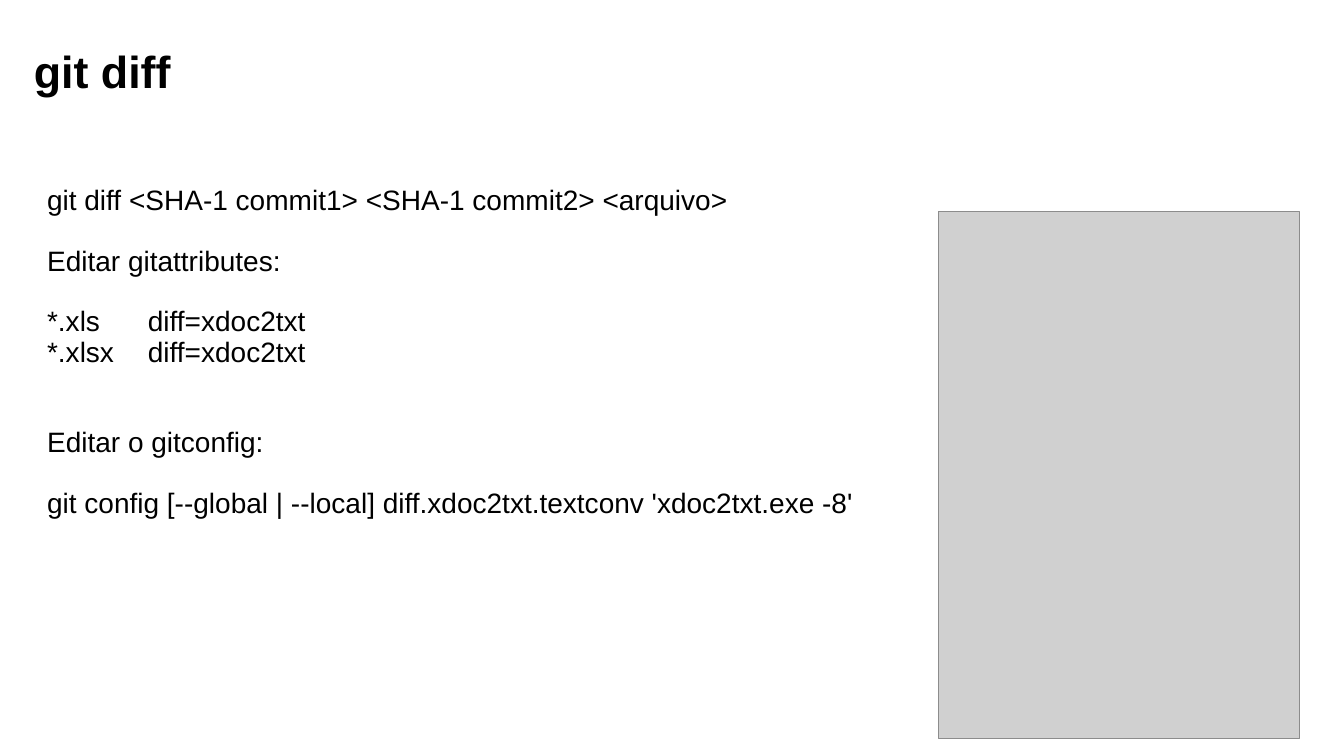
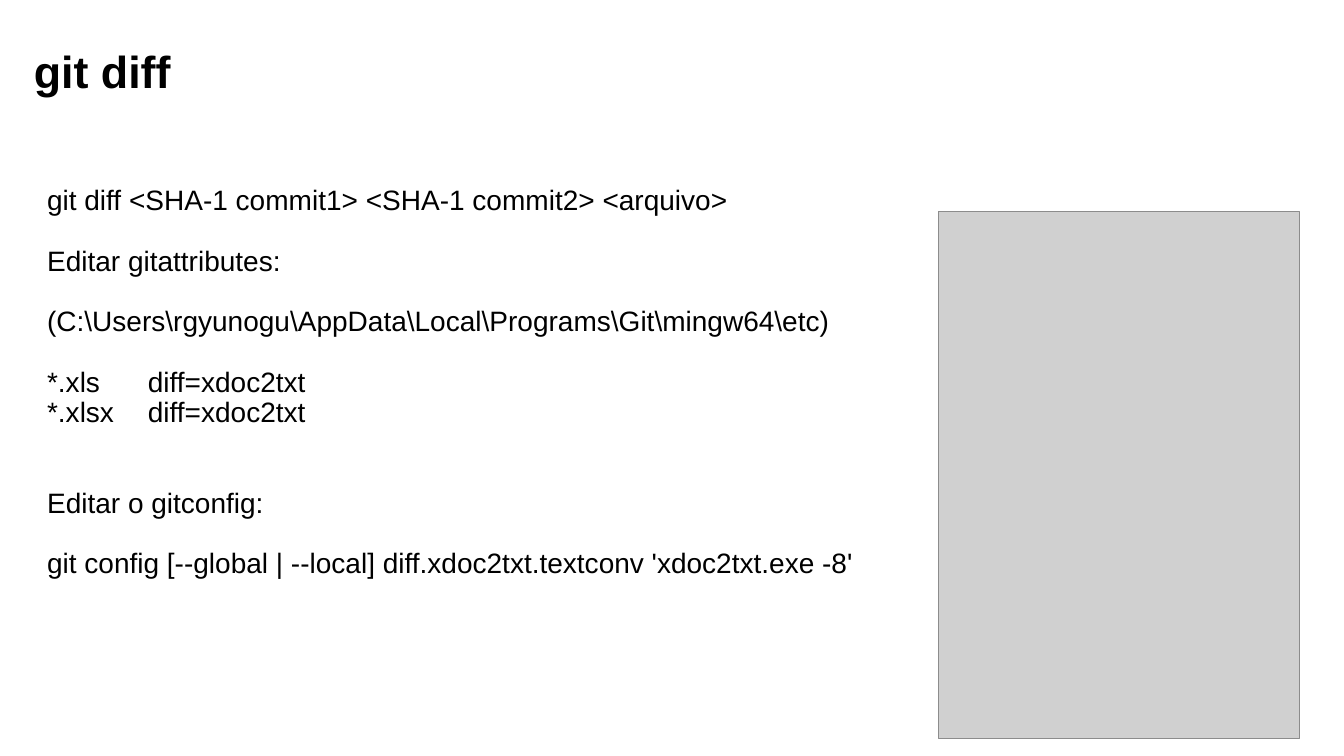
Before and after one commit to yunoguthi/testeCursoGit, a slide deck: slide 3 of aula04.pptx. Drawn at 1344x756 pixels with LibreOffice and Linux fonts; fonts in the diff are those of the drawing; grey boxes stand for pictures; background and template pictures are left out. Boxes give left, top, right and bottom in pixels: in the first picture for what was removed or moved away, otherwise in the second. Text is boxed around its words. In the diff, an @@ line names an element or a change of style, - is before the commit and + after.

```diff
--- a/aula04.pptx
+++ b/aula04.pptx
@@ text at bbox=[47, 310, 829, 337]: paragraph added @@
+(C:\Users\rgyunogu\AppData\Local\Programs\Git\mingw64\etc)
```
Also in this commit, not shown: 1 other slide changed, 1 slide added, 1 other file.
